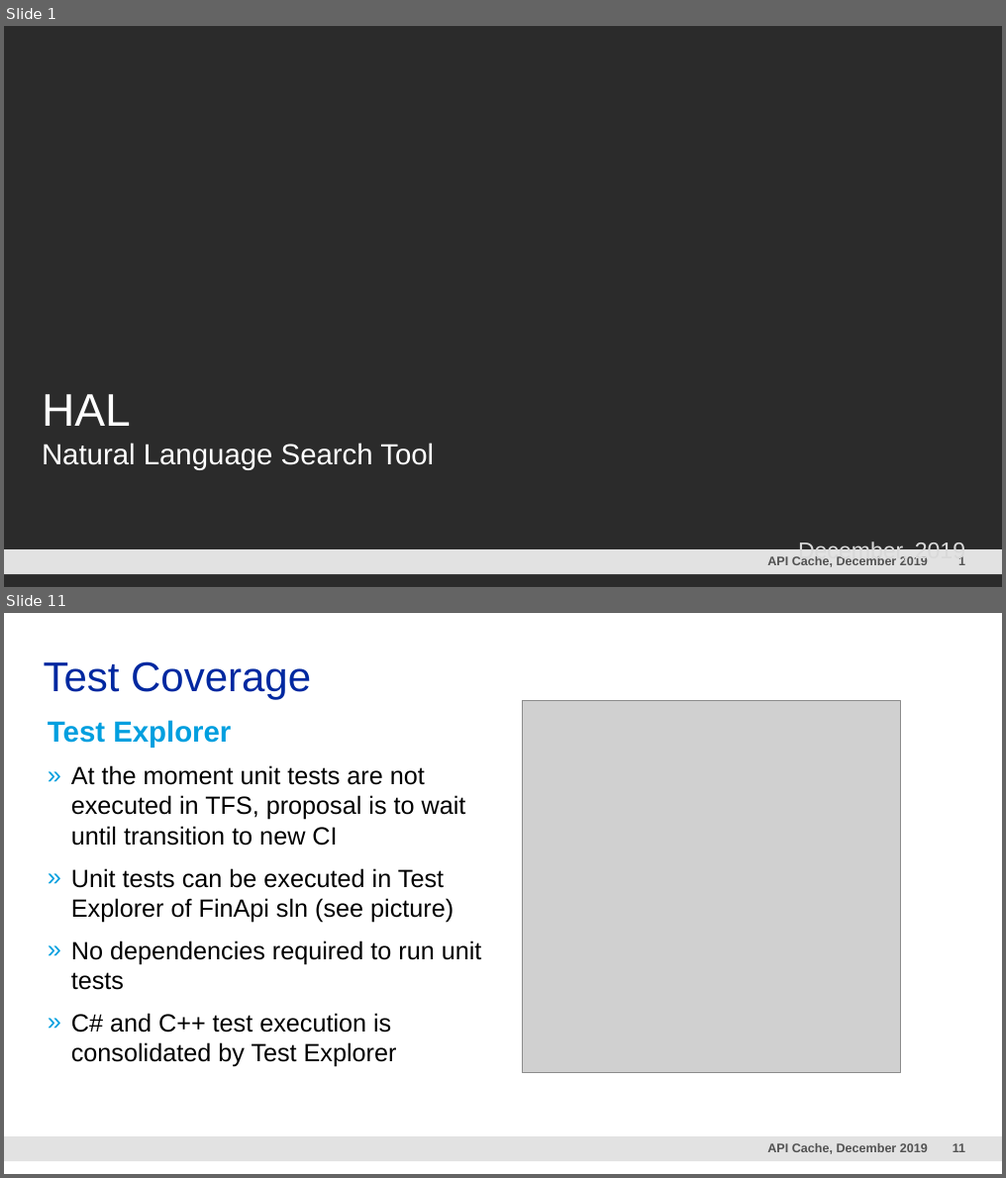
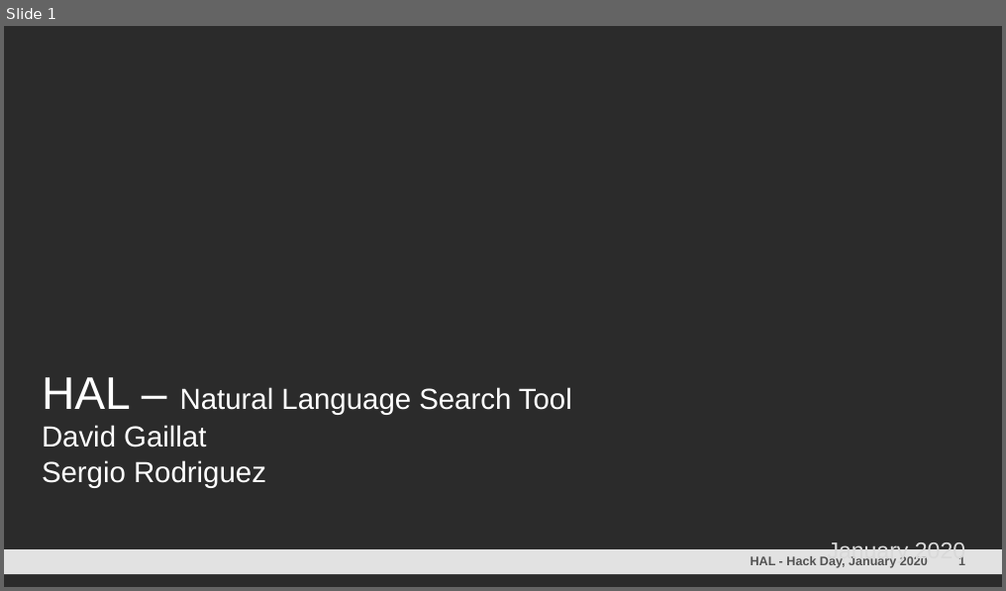
Before and after one commit to davidgaillat/HAL, a slide deck: HAL.pptm. Shown one above the other, each under a label of ours: slides 1 and 11 before the commit, slide 1 after it; the slides between them are not shown. The pictures are 1006x1178 and 1006x591 pixels, drawn with LibreOffice and Linux fonts; fonts in the diff are those of the drawing; grey boxes stand for pictures; background and template pictures are left out; a plain dark background stands for a picture behind light text. Boxes give left, top, right and bottom in pixels: in the first picture for what was removed or moved away, otherwise in the second. Text is boxed around its words. In the diff, an @@ line names an element or a change of style, - is before the commit and + after.

```diff
--- a/HAL.pptm
+++ b/HAL.pptm
@@ slide 11 removed at box(4, 613, 1002, 1174), background #FFFFFF; not listed: 3 template elements that a slide beside it also shows @@
@@ title removed at box(44, 662, 311, 700) @@
-Test Coverage
@@ picture removed at box(522, 700, 900, 1073) @@
@@ text removed at box(48, 720, 482, 1067) @@
-Test Explorer
-  » At the moment unit tests are not executed in TFS, proposal is to wait until transition to new CI
-  » Unit tests can be executed in Test Explorer of FinApi sln (see picture)
-  » No dependencies required to run unit tests
-  » C# and C++ test execution is consolidated by Test Explorer
@@ slide 1 changed as well @@
@@ text at box(42, 377, 572, 488): text changed @@
-HAL
-Natural Language Search Tool
+HAL – Natural Language Search Tool
+David Gaillat
+Sergio Rodriguez
@@ text at box(750, 557, 928, 569): text changed @@
-API Cache, December 2019
+HAL - Hack Day, January 2020
@@ text at box(828, 540, 965, 564): text changed @@
-December, 2019
+January 2020
```
Also in this commit, not shown: 2 other slides changed, 5 slides added, 12 other slides removed.
